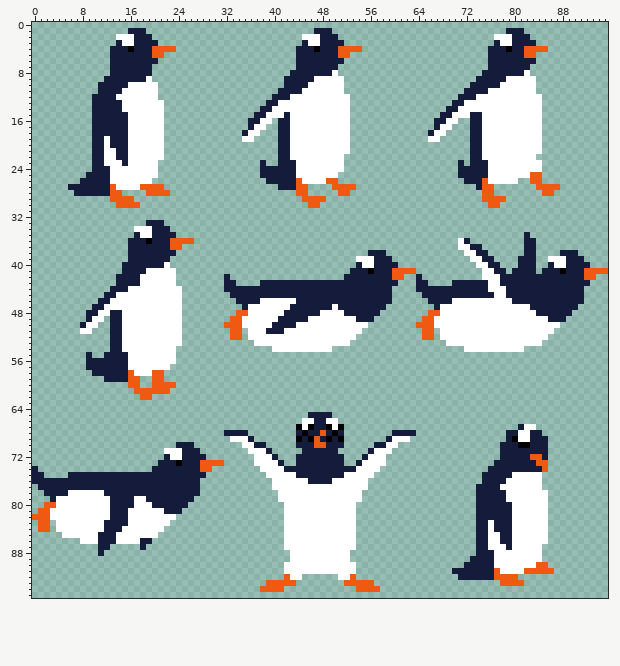
Edited in one commit: sprite sheet (assets/penguin.png). The picture above was drawn from the file before the commit.
The file is 96x96 pixels.
After:
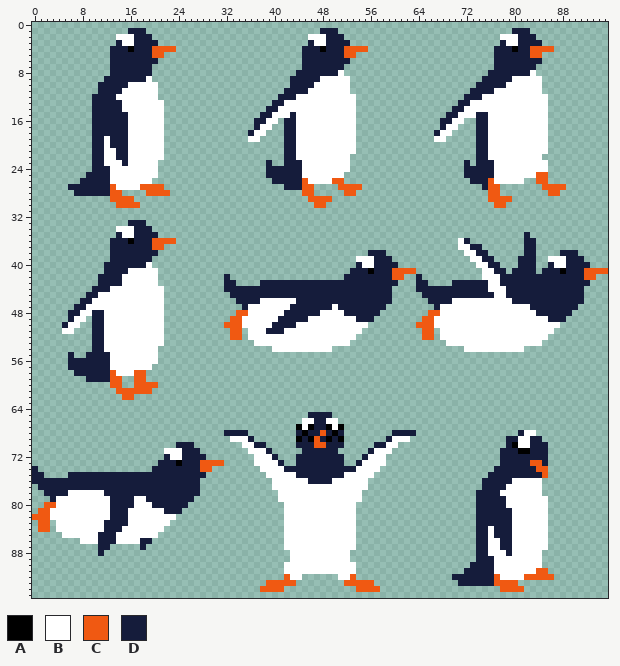
Palette (. is transparent): A #000000  B #ffffff  C #f05912  D #151c3b
The exact change:
y 1: x 47 D -> .; x 50 . -> D; x 79 D -> .; x 82 . -> D
y 2: x 45 B -> .; x 48 D -> B; x 51 . -> D; x 77 B -> .; x 80 D -> B; x 83 . -> D
y 3: x 45..46 DB -> .D; x 48 D -> B; x 52 . -> D; x 77..78 DB -> .D; x 80 D -> B; x 84 . -> D
y 4: x 44 D -> .; x 47..48 AD -> DA; x 51 C -> D; x 55 . -> C; x 76 D -> .; x 79..80 AD -> DA; x 82 C -> D; x 86 . -> C
y 5: x 44 D -> .; x 51 C -> D; x 53 . -> C; x 76 D -> .; x 82 C -> D; x 84 . -> C
y 6: x 44 D -> .; x 52 . -> D; x 76 D -> .; x 84 . -> D
y 7: x 44 D -> .; x 51 . -> D; x 76 D -> .; x 83 . -> D
y 8: x 43 D -> .; x 50..51 B. -> DB; x 75 D -> .; x 82..83 B. -> DB
y 9: x 42 D -> .; x 47 B -> D; x 52 . -> B; x 74 D -> .; x 79 B -> D; x 84 . -> B
y 10: x 42 D -> .; x 46 B -> D; x 52 . -> B; x 73 D -> .; x 78 B -> D; x 84 . -> B
y 11: x 41 D -> .; x 45 B -> D; x 52 . -> B; x 72 D -> .; x 76 B -> D; x 84 . -> B
y 12: x 40 D -> .; x 43 B -> D; x 53 . -> B; x 71 D -> .; x 74 B -> D; x 85 . -> B
y 13: x 39 D -> .; x 41 B -> D; x 53 . -> B; x 70 D -> .; x 72 B -> D; x 85 . -> B
y 14: x 38 D -> .; x 40 B -> D; x 53 . -> B; x 69 D -> .; x 71 B -> D; x 85 . -> B
y 15: x 37 D -> .; x 39 B -> D; x 42..43 DB -> BD; x 53 . -> B; x 68 D -> .; x 70 B -> D; x 73 D -> B; x 75 B -> D; x 85 . -> B
y 16: x 36 D -> .; x 38 B -> D; x 40..41 .D -> B.; x 43 B -> D; x 53 . -> B; x 67 D -> .; x 69 B -> D; x 71 . -> B; x 73 D -> .; x 75 B -> D; x 85 . -> B
y 17: x 36..37 DB -> .D; x 39 . -> B; x 41 D -> .; x 43 B -> D; x 53 . -> B; x 67..68 DB -> .D; x 70 . -> B; x 73 D -> .; x 75 B -> D; x 85 . -> B
y 18: x 35..36 DB -> .D; x 38 . -> B; x 41 D -> .; x 43 B -> D; x 53 . -> B; x 66..67 DB -> .D; x 69 . -> B; x 73 D -> .; x 75 B -> D; x 85 . -> B
y 19: x 35 B -> .; x 37 . -> B; x 41 D -> .; x 43 B -> D; x 53 . -> B; x 66 B -> .; x 68 . -> B; x 73 D -> .; x 75 B -> D; x 85 . -> B
y 20..21: x 41 D -> .; x 43 B -> D; x 53 . -> B; x 73 D -> .; x 75 B -> D; x 85 . -> B
y 22: x 41 D -> .; x 43 B -> D; x 52 . -> B; x 73 D -> .; x 75 B -> D; x 84 . -> B
y 23: x 38..39 D. -> .D; x 41 D -> .; x 44 B -> D; x 52 . -> B; x 71..73 D.D -> .D.; x 76 B -> D; x 85 . -> B
y 24: x 38 D -> .; x 44 B -> D; x 52 . -> B; x 71 D -> .; x 76 B -> D; x 85 . -> B
y 25: x 38 D -> .; x 44 B -> D; x 51 . -> B; x 71 D -> .; x 76 B -> D; x 83 C -> B; x 85 . -> C
y 26: x 39 D -> .; x 44..45 CB -> DC; x 49 C -> B; x 51 . -> C; x 72 D -> .; x 75..76 CB -> DC; x 81 . -> B; x 83 C -> .; x 85 . -> C
y 27: x 41 D -> .; x 44 C -> D; x 46 . -> C; x 50 C -> .; x 54 . -> C; x 74..75 DC -> .D; x 77 . -> C; x 84 C -> .; x 88 . -> C
y 28: x 44 C -> .; x 46 . -> C; x 51 C -> .; x 53 . -> C; x 75 C -> .; x 77 . -> C; x 85 C -> .; x 87 . -> C
y 29: x 45 C -> .; x 49 . -> C; x 75 C -> .; x 79 . -> C
y 30: x 46 C -> .; x 48 . -> C; x 76 C -> .; x 78 . -> C
y 33: x 16..21 ...DDD -> DDD...
y 34: x 14..22 ...BBBDDD -> BBBDDD...
y 35: x 14..16 ... -> DBB; x 18..19 BB -> DD; x 21..23 DDD -> ...
y 36: x 13..16 ...D -> DDDA; x 19..22 ADDD -> DCCC; x 24..26 CCC -> ...
y 37: x 13..15 ... -> DDD; x 20..24 DDDCC -> CC...
y 38: x 13..15 ... -> DDD; x 21..23 DDD -> ...
y 39: x 13..15 ... -> DDD; x 20..22 DDD -> ...
y 40: x 12..14 ... -> DDD; x 19..22 DDDB -> B...
y 41: x 12..14 ... -> DDD; x 16..18 DDD -> BBB; x 21..23 BBB -> ...
y 42..43: x 11..13 ... -> DDD; x 15..17 DDD -> BBB; x 21..23 BBB -> ...
y 44: x 10..15 ...DDD -> DDDBBB; x 22..24 BBB -> ...
y 45: x 9..13 ...DD -> DDBBB; x 22..24 BBB -> ...
y 46: x 8..12 ...DD -> DDBBB; x 22..24 BBB -> ...
y 47: x 7..11 ...DD -> DDBBB; x 22..24 BBB -> ...
y 48: x 6..9 ...D -> DDBB; x 11 B -> D; x 13..14 DD -> BB; x 22..24 BBB -> ...
y 49: x 6..14 ...DBB.DD -> DBB.DDBBB; x 22..24 BBB -> ...
y 50: x 5..14 ...DBB..DD -> DBB..DDBBB; x 22..24 BBB -> ...
y 51: x 5..6 .. -> BB; x 8..14 BB...DD -> ..DDBBB; x 22..24 BBB -> ...
y 52..53: x 10..14 ...DD -> DDBBB; x 22..24 BBB -> ...
y 54: x 10..14 ...DD -> DDBBB; x 21..23 BBB -> ...
y 55: x 6 . -> D; x 10..11 .. -> DD; x 13..15 DDD -> BBB; x 21..23 BBB -> ...
y 56: x 6..8 ... -> DDD; x 13..15 DDD -> BBB; x 21..23 BBB -> ...
y 57: x 6..8 ... -> DDD; x 13..15 DDD -> BBB; x 20..22 BBB -> ...
y 58: x 7..9 ... -> DDD; x 13..21 DDDCBBBCC -> CBBBCC...
y 59: x 9..11 ... -> DDD; x 13..16 DDDC -> CC..; x 18 . -> C; x 20..21 CC -> ..
y 60: x 13..14 .. -> CC; x 16 C -> .; x 18..19 .. -> CC; x 21..23 CCC -> ...
y 61: x 14..16 ... -> CCC; x 20..22 CCC -> ...
y 62: x 15..16 .. -> CC; x 18..19 CC -> ..
y 67: x 81..83 DBB -> ...
y 68: x 79..81 DDB -> ..D; x 83..84 DD -> B.
y 69: x 80 A -> D; x 85 D -> .
y 70: x 78 D -> .; x 80..82 DAA -> ABB
y 71: x 81..82 DD -> AA
y 72: x 83..84 CC -> DD
y 73: x 77 D -> .; x 83 D -> C; x 85 C -> D
y 74: x 76 D -> .; x 84 D -> C
y 75: x 75 D -> .; x 80..85 BBBBB. -> DDDDDC
y 76: x 79 B -> D
y 77: x 74 D -> .; x 78 B -> D
y 78: x 78 D -> B; x 85 B -> .
y 80: x 79 D -> B
y 83: x 76 B -> D
y 85: x 77 B -> D
y 87: x 78 B -> D; x 85 . -> B
y 88: x 76 D -> B; x 79 B -> D
y 89: x 73 D -> .
y 90: x 72 D -> .; x 84..85 CC -> B.
y 91: x 70..71 DD -> ..; x 77 C -> B; x 82..83 CC -> BB; x 86 C -> .
y 92: x 70 . -> D; x 78..86 CCC...... -> BBBBCCCCC
y 93: x 71..77 ....... -> DDDDDDC; x 81 C -> .
y 94: x 78..81 .... -> CCCC
